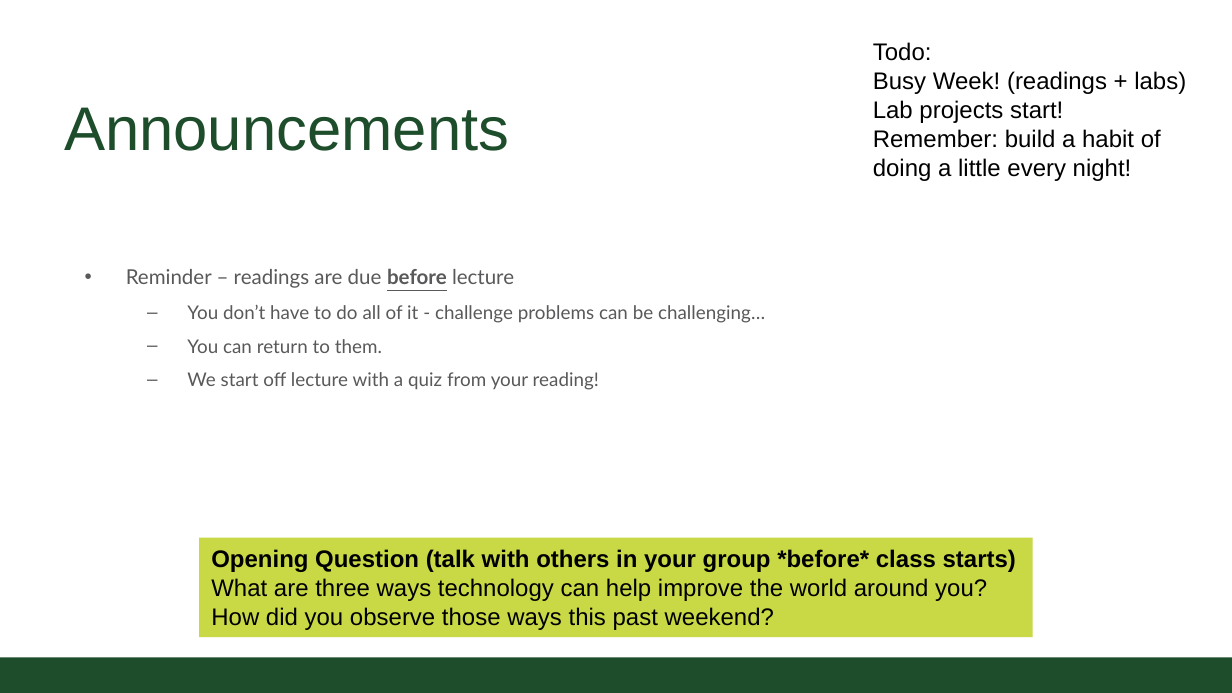
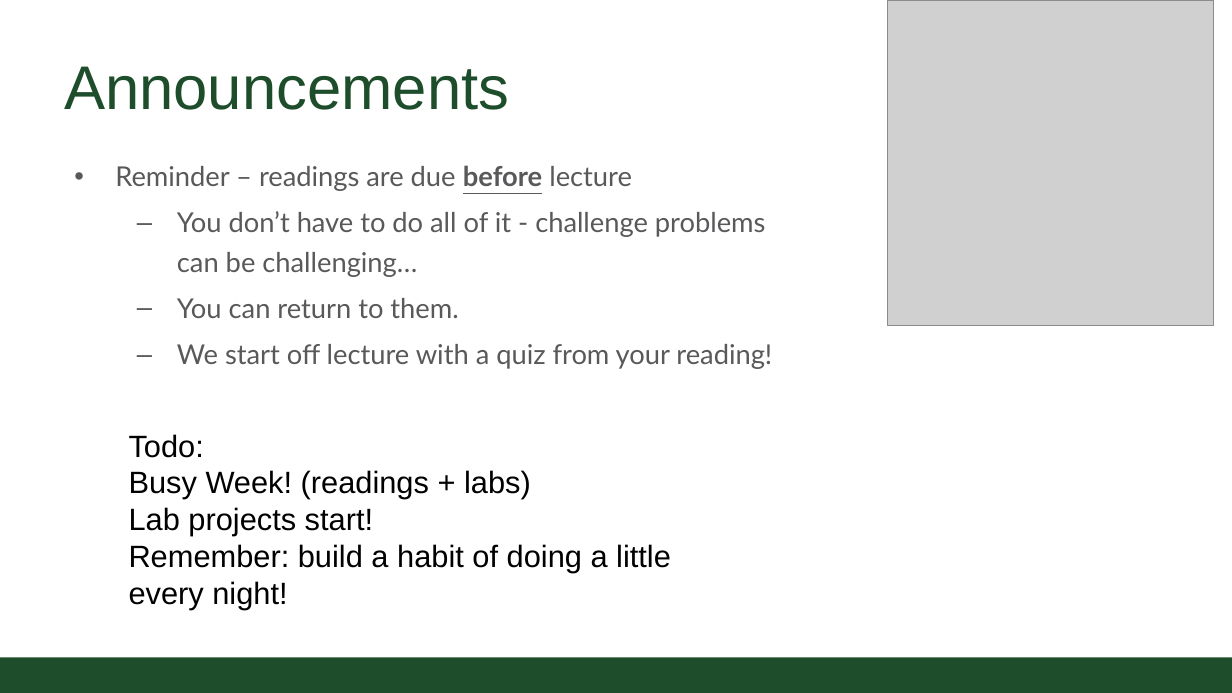
Before and after one commit to CSU-CompSci-CS163-4/Handouts, a slide deck: slide 2 of slides/On-Campus/02_01_Variables.pptx. Drawn at 1232x693 pixels with LibreOffice and Linux fonts; fonts in the diff are those of the drawing; grey boxes stand for pictures; background and template pictures are left out. Boxes give left, top, right and bottom in pixels: in the first picture for what was removed or moved away, otherwise in the second. Text is boxed around its words. In the diff, an @@ line names an element or a change of style, - is before the commit and + after.

```diff
--- a/slides/On-Campus/02_01_Variables.pptx
+++ b/slides/On-Campus/02_01_Variables.pptx
@@ picture added at [888,0,1214,325] @@
@@ title "Announcements": place and size @@
-title "Announcements" at [64,107,509,151]
+title "Announcements" at [64,66,509,110]
@@ text "Reminder – readings are due ...": place and size @@
-text "Reminder – readings are due ..." at [126,268,765,390]
+text "Reminder – readings are due ..." at [115,165,772,369]
@@ text "Reminder – readings are due ..." at [115,165,772,369]: size 12 to 16 pt in "Reminder – readings are due before lecture"; size 11 to 16 pt in "You don’t have to do all of ...", "You can return to them.", "We start off lecture with a quiz ..." @@
@@ text "Todo:": place and size @@
-text "Todo:" at [873,42,1186,181]
+text "Todo:" at [129,434,671,610]
@@ text "Todo:" at [129,434,671,610]: size 14 to 18 pt @@
@@ rectangle removed at [200,537,1034,637] @@
-Opening Question (talk with others in your group *before* class starts)
-What are three ways technology can help improve the world around you?
-How did you observe those ways this past weekend?
```
Also in this commit, not shown: 12 other slides changed, 1 slide added.
